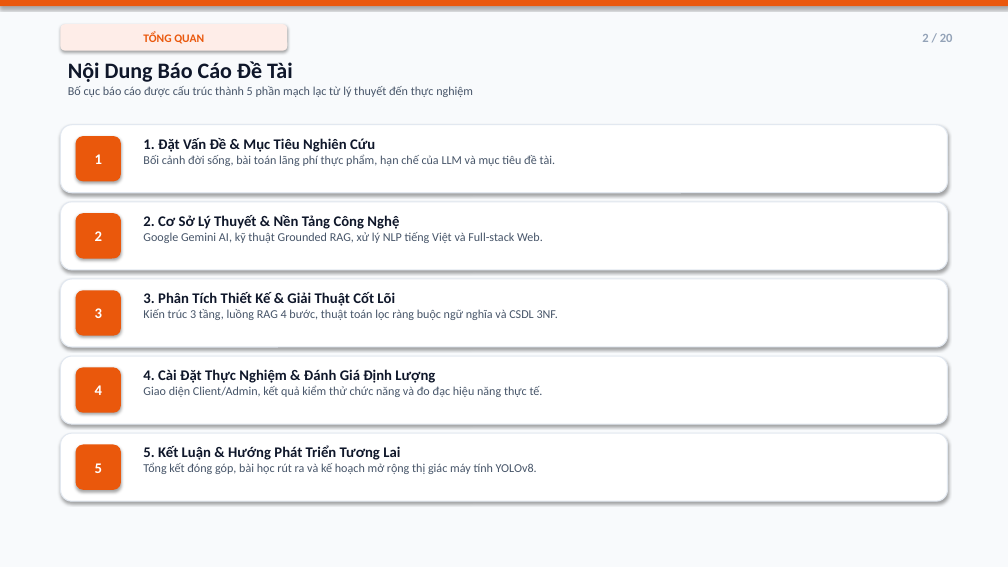
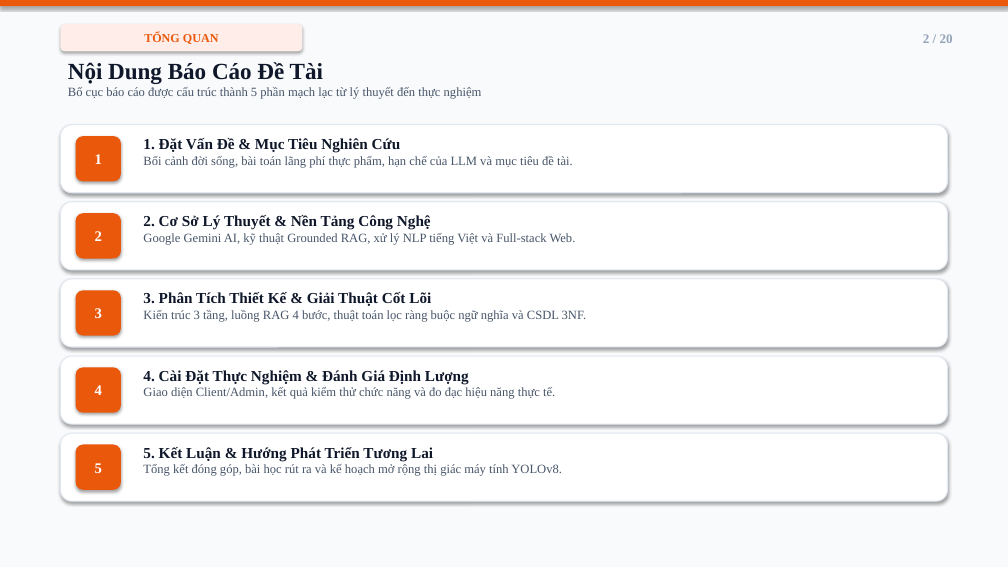
Before and after one commit to T-glonk/DoAnTriTueNhanTao, a slide deck: slide 2 of FoodAI_Slide_Thuyet_Trinh_20_Slides.pptx. Drawn at 1008x567 pixels with LibreOffice and Linux fonts; fonts in the diff are those of the drawing. Boxes give left, top, right and bottom in pixels: in the first picture for what was removed or moved away, otherwise in the second. Text is boxed around its words. In the diff, an @@ line names an element or a change of style, - is before the commit and + after.

```diff
--- a/FoodAI_Slide_Thuyet_Trinh_20_Slides.pptx
+++ b/FoodAI_Slide_Thuyet_Trinh_20_Slides.pptx
@@ rounded rectangle "TỔNG QUAN": place and size @@
-rounded rectangle "TỔNG QUAN" at [60,24,287,51]
+rounded rectangle "TỔNG QUAN" at [60,24,302,51]
@@ rounded rectangle "TỔNG QUAN" at [60,24,302,51]: size 11 to 11.5 pt, font Calibri to Times New Roman @@
@@ text "2 / 20" at [923,34,953,43]: size 12 to 12.5 pt, font Calibri to Times New Roman @@
@@ text "Nội Dung Báo Cáo Đề ..." at [68,62,482,99]: size 21 to 22 pt in "Nội Dung Báo Cáo Đề Tài"; font Calibri to Times New Roman; size 11.5 to 12 pt in "Bố cục báo cáo được cấu trúc ..." @@
@@ text "1. Đặt Vấn Đề & ..." at [143,138,573,168]: size 14 to 14.5 pt in "1. Đặt Vấn Đề & Mục Tiêu ..."; font Calibri to Times New Roman; size 11.5 to 12 pt in "Bối cảnh đời sống, bài toán lãng ..." @@
@@ text "2. Cơ Sở Lý Thuyết ..." at [143,215,576,245]: size 14 to 14.5 pt in "2. Cơ Sở Lý Thuyết & Nền ..."; font Calibri to Times New Roman; size 11.5 to 12 pt in "Google Gemini AI, kỹ thuật Grounded RAG, ..." @@
@@ text "3. Phân Tích Thiết Kế ..." at [143,292,587,322]: size 14 to 14.5 pt in "3. Phân Tích Thiết Kế & Giải ..."; font Calibri to Times New Roman; size 11.5 to 12 pt in "Kiến trúc 3 tầng, luồng RAG 4 ..." @@
@@ text "4. Cài Đặt Thực Nghiệm ..." at [143,370,555,399]: size 14 to 14.5 pt in "4. Cài Đặt Thực Nghiệm & Đánh ..."; font Calibri to Times New Roman; size 11.5 to 12 pt in "Giao diện Client/Admin, kết quả kiểm thử ..." @@
@@ font Calibri to Times New Roman in 4 elements at [76,213,121,259], [76,290,121,336], [76,368,121,413], [76,445,121,490] @@
@@ text "5. Kết Luận & Hướng ..." at [143,447,562,476]: size 14 to 14.5 pt in "5. Kết Luận & Hướng Phát Triển ..."; font Calibri to Times New Roman; size 11.5 to 12 pt in "Tổng kết đóng góp, bài học rút ..." @@
```
Also in this commit, not shown: 19 other slides changed, 1 other file.
